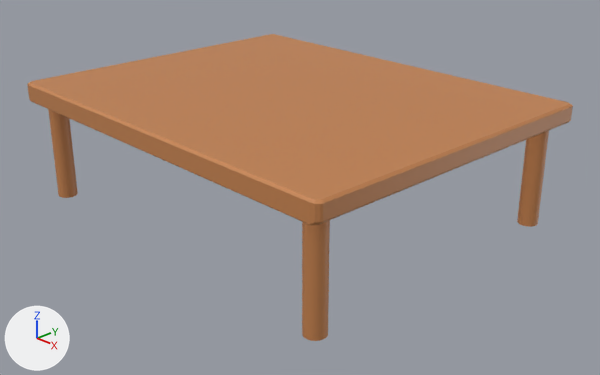
An edit to the Blender file maps/New styles/Dimensional/Andrea/large table (square) UV.blend, drawn before and after from the same camera.
Rendered twice from a 50 mm lens placed at (7.48, -6.84, 4.47), pointed at (0.28, -0.02, 0.35). The axes (+X, +Y, +Z) are drawn at lower left. The lights are the same throughout.

Script lines for the objects in view, before the commit:
```python
me_plane_020 = bpy.data.meshes.new('Plane.020')
me_plane_020.from_pydata(...)  # 440 vertices, 314 faces; spans x -1.9..1.9, y -2.34..2.43, z -0.69..0.69
me_plane_020.materials.append(mat_medium_wood_007)  # orange #c4824e
ob_desk_006 = bpy.data.objects.new('Desk.006', me_plane_020)
ob_desk_006.location = (0.0, 0.0, 0.783)
ob_desk_006.rotation_euler = (0.0, 0.0, -7.854)  # degrees (0, 0, 270)
ob_desk_006.scale = (1.14, 1.14, 1.14)
ob_desk_006.visible_shadow = False
```
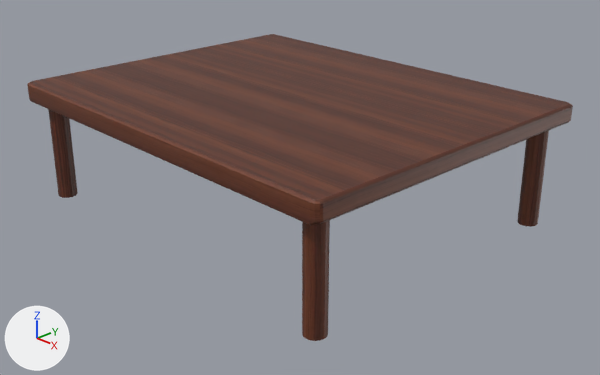
Where the change shows, as pixel boxes (x1, y1, x2, y2) in the pictures (600 x 375 px):
'Desk.006', reshaped, surface changed (orange to brown): (27, 34, 573, 341) in both
part 1 of me_plane_020, cut back: (48, 109, 78, 198) in both
part 2 of me_plane_020, cut back: (302, 220, 330, 341) in both
part 3 of me_plane_020, cut back: (517, 130, 549, 227) in both
part 4 of me_plane_020, recoloured (orange to brown): (27, 34, 573, 226) in both

Patch to the scene script:
```diff
--- a/maps/New styles/Dimensional/Andrea/large table (square) UV.blend.py
+++ b/maps/New styles/Dimensional/Andrea/large table (square) UV.blend.py
@@ img_large_table__square__texture_png @@
+img_large_table__square__texture_png = load_image('large table (square) Texture.png', 'large table (square) Texture.png', 1024, 1024, 'sRGB')
@@ mat_material @@
+mat_material = principled_material('Material')
+mat_material.texture = img_large_table__square__texture_png
@@ me_plane_020 @@
 # used by ob_desk_006; location = (0.0, 0.0, 0.783); rotation_euler = (0.0, 0.0, -7.854), in degrees (0, 0, 270); scale = (1.14, 1.14, 1.14)
-me_plane_020.from_pydata(...)  # 440 vertices, 314 faces; spans x -1.9..1.9, y -2.34..2.43, z -0.69..0.69
+me_plane_020.from_pydata(...)  # 248 vertices, 186 faces; spans x -1.9..1.9, y -2.34..2.43, z -0.69..0.69
+# me_plane_020 part 1
+# 48 vertices are removed from x 1.55..1.77, y -2.19..-1.97, z -0.69..0.55
+# 66 faces are deleted
+# 34 new faces join them
+# me_plane_020 part 2
+# 48 vertices are removed from x 1.55..1.77, y 2.06..2.28, z -0.69..0.55
+# 66 faces are deleted
+# 34 new faces join them
+# me_plane_020 part 3
+# 48 vertices are removed from x -1.77..-1.55, y 2.06..2.28, z -0.69..0.55
+# 66 faces are deleted
+# 34 new faces join them
+# me_plane_020 part 4: 50 faces spanning x -1.9..1.9, y -2.34..2.43, z 0.47..0.69 switch from mat_medium_wood_007 (orange #c4824e) to mat_material (picture img_large_table__square__texture_png)
@@ ob_desk_006 @@
 ob_desk_006.scale = (1.14, 1.14, 1.14)
-ob_desk_006.visible_shadow = False
```
